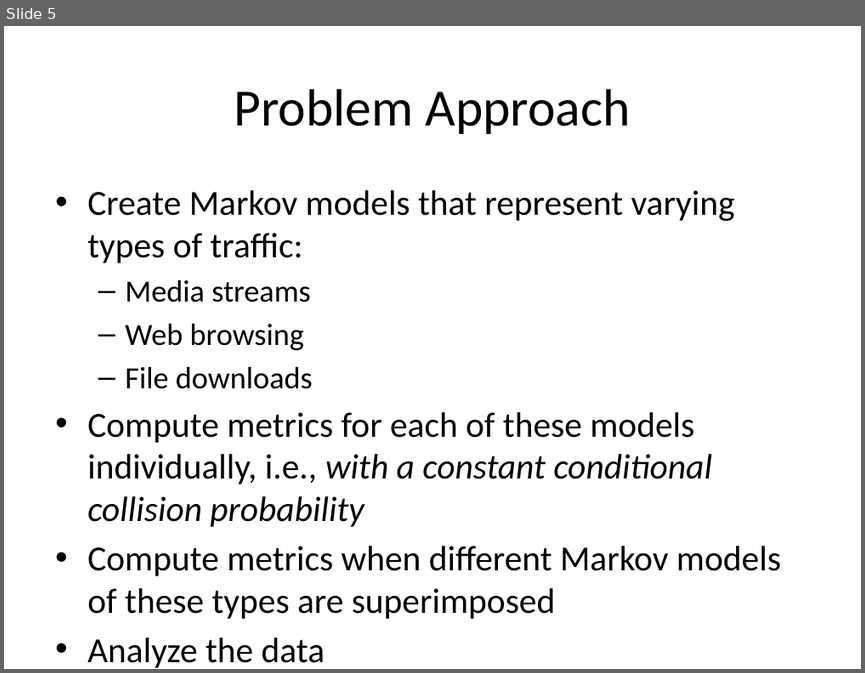
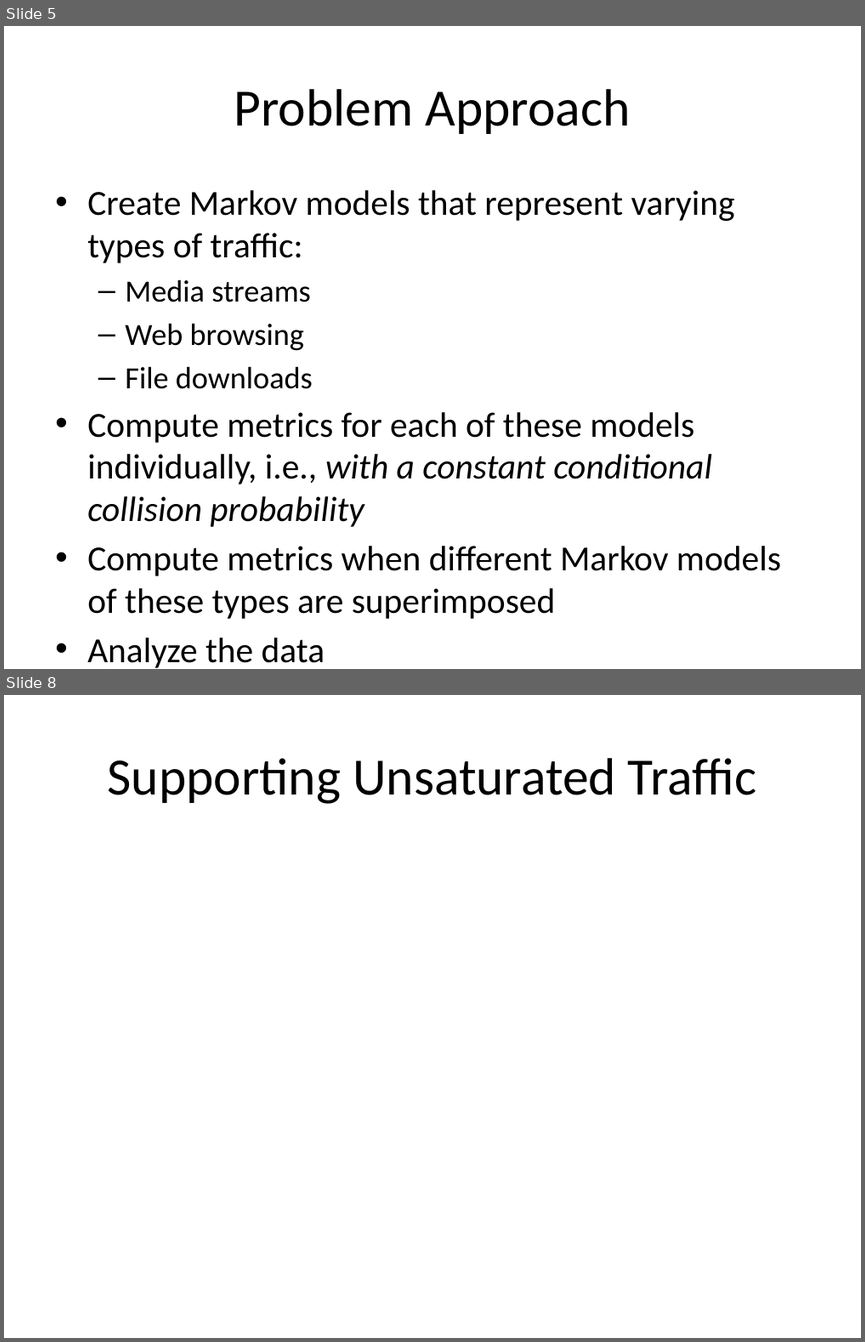
Before and after one commit to tamirh-uci/HeteroTrafficModels, a slide deck: presentation/slides.pptx. Shown one above the other, each under a label of ours: slide 5 before the commit, slides 5 and 8 after it; the slides between them are not shown. The pictures are 865x673 and 865x1342 pixels, drawn with LibreOffice and Linux fonts; fonts in the diff are those of the drawing. Boxes give left, top, right and bottom in pixels: in the first picture for what was removed or moved away, otherwise in the second. Text is boxed around its words. In the diff, an @@ line names an element or a change of style, - is before the commit and + after.

```diff
--- a/presentation/slides.pptx
+++ b/presentation/slides.pptx
@@ slide 8 added at (4,695,861,1338), background #FFFFFF @@
@@ title added at (108,758,756,804), 44 pt, text #000000 @@
+Supporting Unsaturated Traffic
```
Also in this commit, not shown: 1 slide changed, 1 other slide added.
